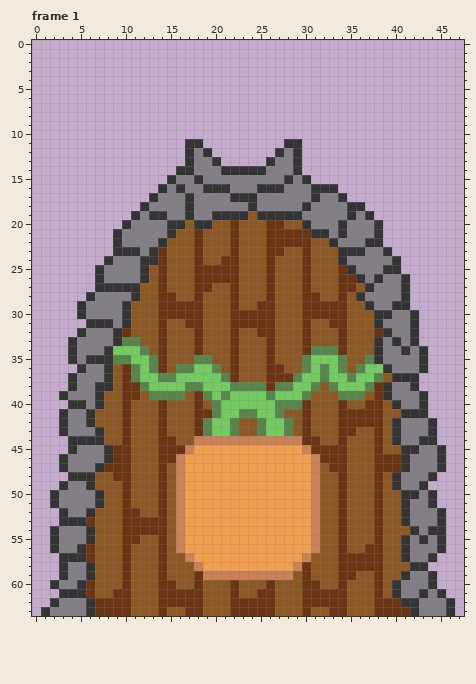
One commit to this pixel-art file: SpookyJam/Assets/Images/Doors/BaseDoor.aseprite. The picture above is the old version.
48x64 pixels, 8 frames. Shown: frame 1. The commit also changed other frames, which this record leaves out.
Once edited:
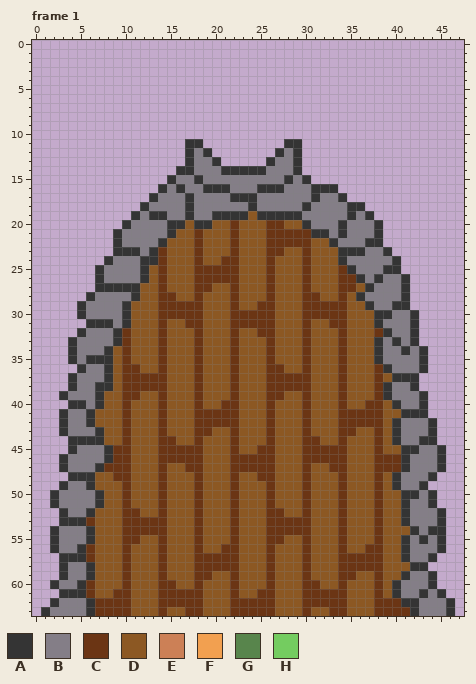
Palette (. is transparent): A #343434  B #847e87  C #6b3514  D #8c5823  E #cc8056  F #f2a050  G #58854c  H #74cc60
Change:
layer "Wood" now hidden
layer "Wood_Lowering" added
layer "Lock" now hidden
Frame 1:
y 33: x 10..11 GG -> CD
y 34: x 9..12 HHHG -> DCDD; x 31..33 GGG -> DDD
y 35: x 9..13 GGHHG -> DCDDD; x 18..19 GG -> CD; x 30..34 GHHHG -> CDDDC; x 37 G -> D
y 36: x 11..13 GHG -> CDD; x 16..20 GGHHG -> DDCDD; x 30..34 GHGHG -> CDDDC; x 36..38 GHH -> DDC
y 37: x 11..21 GHHGGHHHHHG -> CCCCDDDCDDD; x 29..38 GHHGHHGHHG -> CCDDDCDDDC
y 38: x 12..25 GHHHHGGHHHGGGG -> CCCDDDCDDDCDDD; x 27..31 GGHHG -> CCCCD; x 33..37 GHHHG -> DCDDD
y 39: x 13..16 GGGG -> DCDD; x 19..30 GHGHHHHGHHHG -> DDDCDDDCCDDC; x 34..36 GGG -> CDD
y 40: x 20..29 GHHHHHHGGG -> DCCDDDCDDD
y 41: x 20..27 GHHGGHHG -> CCCDDDCD
y 42: x 19..22 GHHG -> CCCC; x 25..28 GHHG -> DCDD
y 43: x 19..22 GHHG -> CDDC; x 25..28 GHHG -> DCDD
y 44: x 18..29 EEEEEEEEEEEE -> CDDDCDDDCDDD
y 45: x 17..30 EFFFFFFFFFFFFE -> CCDDDCDDCCDDDC
y 46: x 16..31 EFFFFFFFFFFFFFFE -> CCCDDDCCCCCDDDCC
y 47: x 16..31 EFFFFFFFFFFFFFFE -> DCCDDDCCCCCDDDCD
y 48: x 16..31 EFFFFFFFFFFFFFFE -> DDCDDDCDDCCDDDCD
y 49..51: x 16..31 EFFFFFFFFFFFFFFE -> DDCDDDCDDDCDDDCD
y 52: x 16..31 EFFFFFFFFFFFFFFE -> DDCDDDCDDDCCDDCD
y 53..54: x 16..31 EFFFFFFFFFFFFFFE -> DDCDDDCDDDCCCCCD
y 55: x 16..31 EFFFFFFFFFFFFFFE -> DDCDDDCDDDCCDDCD
y 56: x 16..31 EFFFFFFFFFFFFFFE -> DDCDDCCDDDCDDDCD
y 57: x 17..30 EFFFFFFFFFFFFE -> DCCCCCDDDCDDDC
y 58: x 18..29 EFFFFFFFFFFE -> CCCCCDDDCDDD
y 59: x 19..28 EEEEEEEEEE -> CDDCDDDCDD
Changed places in both pictures, as pixel boxes (x1, y1, x2, y2):
changed: (113, 337, 383, 580)
